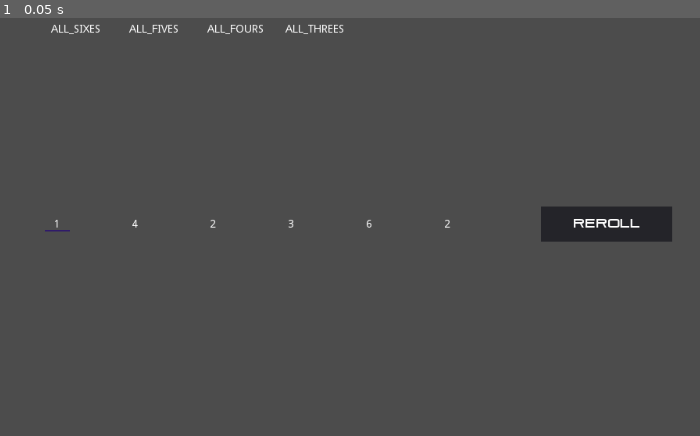
Above: before the commit, frame 1.
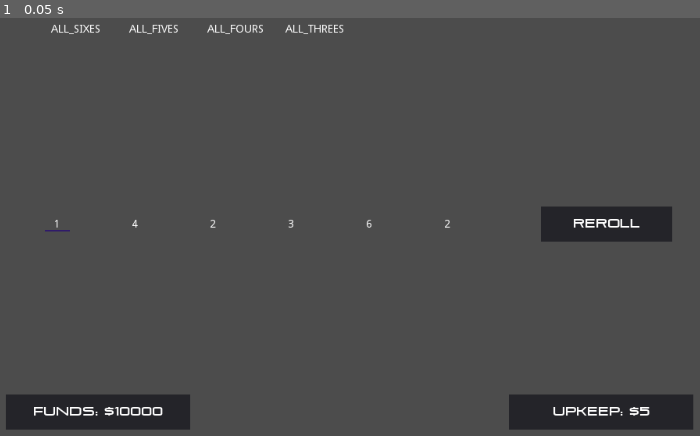
Above: after the commit, the same moment.

Repository: dexdexdex/house_wins
Game: Godot game, scene res://main.tscn
Two runs of this game, one before a commit and one after it. Both use one fixed random seed, a clock stepped at 60 frames per second and the inputs below.
Inputs:
- Up to frame 1 (0.05 s): no input

The runs differ from the first frame. In frame 1, 4.3% of the frame differs, in the area x 0-99%, y 90-99%.

Commit message:
Rerolling costs $

Diff:
--- a/main.gd
+++ b/main.gd
@@ -13,7 +13,7 @@
 var dice_array = []
 
 # if current funds = 0 then it's game over
-var current_funds = 1000
+var current_funds = 10000
 
 # the house will inevitably win! Upkeep increases some amount per turn? Maybe geometrically?
 var upkeep = 5
@@ -97,6 +97,10 @@
 		else:
 			# do reroll!
 			reroll_dice()
+			upkeep = upkeep * 1.25
+			current_funds -= upkeep
+			$upkeep_panel/upkeep_text.set_text(str("UPKEEP: $", int(upkeep)))
+			$cash_panel/cash_text.set_text(str("FUNDS: $", int(current_funds)))
 			pass
 
 	if(!(Input.is_action_pressed("ui_right")) and !(Input.is_action_pressed("ui_left")) and !(Input.is_action_pressed("ui_accept"))):
--- a/main.tscn
+++ b/main.tscn
@@ -39,3 +39,37 @@
 text = "REROLL"
 align = 1
 valign = 1
+
+[node name="cash_panel" type="Panel" parent="."]
+margin_left = 42.0
+margin_top = 525.0
+margin_right = 278.0
+margin_bottom = 570.0
+__meta__ = {
+"_edit_use_anchors_": false
+}
+
+[node name="cash_text" type="Label" parent="cash_panel"]
+anchor_right = 1.0
+anchor_bottom = 1.0
+custom_fonts/font = SubResource( 1 )
+text = "FUNDS: $10000"
+align = 1
+valign = 1
+
+[node name="upkeep_panel" type="Panel" parent="."]
+margin_left = 686.0
+margin_top = 525.0
+margin_right = 922.0
+margin_bottom = 570.0
+__meta__ = {
+"_edit_use_anchors_": false
+}
+
+[node name="upkeep_text" type="Label" parent="upkeep_panel"]
+anchor_right = 1.0
+anchor_bottom = 1.0
+custom_fonts/font = SubResource( 1 )
+text = "UPKEEP: $5"
+align = 1
+valign = 1
